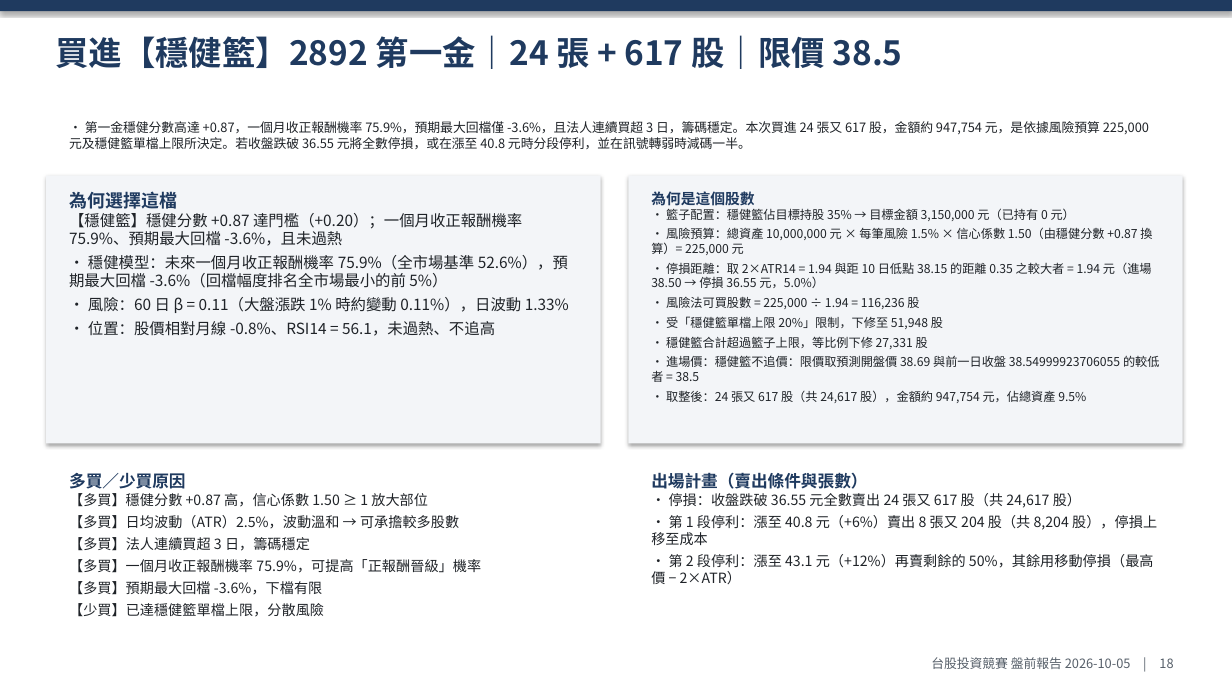
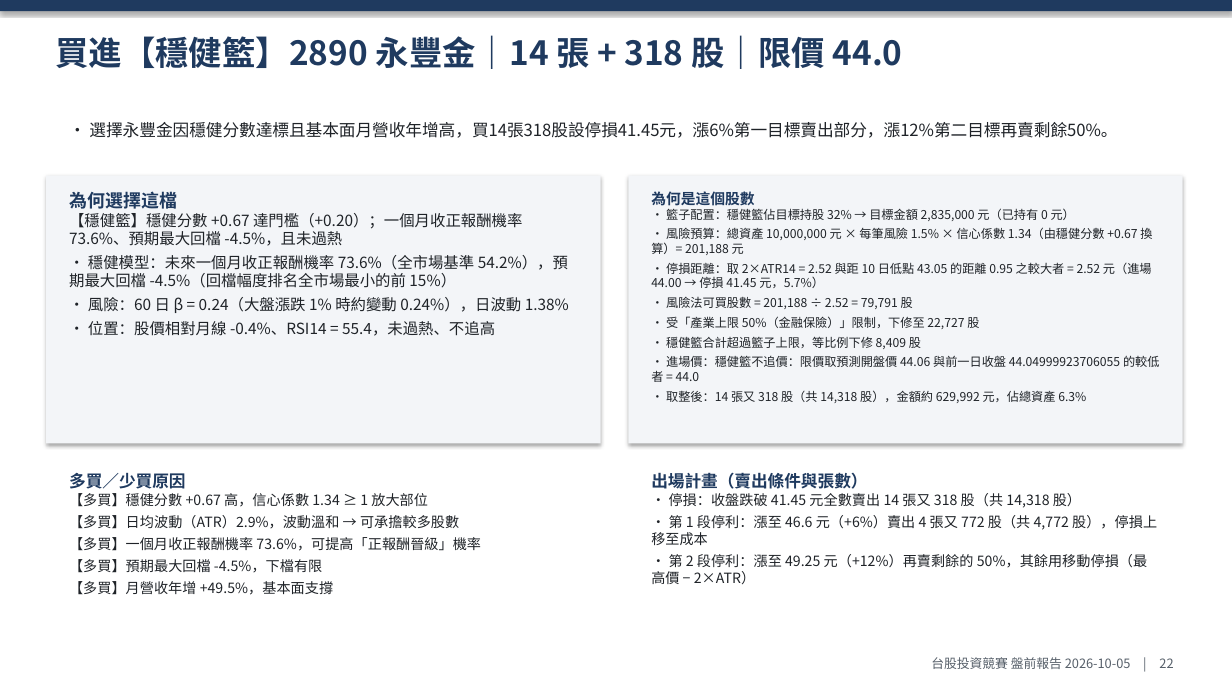
Before and after one commit to ZHANGFU-XIANG/xq, a slide deck: slide 22 of reports/2026-10/2026-10-05_盤前報告.pptx (slide 18 before the commit). Drawn at 1232x693 pixels with LibreOffice and Linux fonts; fonts in the diff are those of the drawing. Boxes give left, top, right and bottom in pixels: in the first picture for what was removed or moved away, otherwise in the second. Text is boxed around its words. In the diff, an @@ line names an element or a change of style, - is before the commit and + after.

```diff
--- a/reports/2026-10/2026-10-05_盤前報告.pptx
+++ b/reports/2026-10/2026-10-05_盤前報告.pptx
@@ text at box(55, 35, 903, 69): text changed @@
-買進【穩健籃】2892 第一金｜24 張 + 617 股｜限價 38.5
+買進【穩健籃】2890 永豐金｜14 張 + 318 股｜限價 44.0
@@ text at box(89, 122, 1147, 567): text changed; size 10 to 13 pt @@
-• 第一金穩健分數高達 +0.87，一個月收正報酬機率 75.9%，預期最大回檔僅 -3.6%，且法人連續買超 3 日，籌碼穩定。本次買進 24 張又 617 股，金額約 947,754 元，是依據風險預算 225,000 元及穩健籃單檔上限所決定。若收盤跌破 36.55 元將全數停損，或在漲至 40.8 元時分段停利，並在訊號轉弱時減碼一半。
+• 選擇永豐金因穩健分數達標且基本面月營收年增高，買14張318股設停損41.45元，漲6%第一目標賣出部分，漲12%第二目標再賣剩餘50%。
@@ text at box(651, 208, 1159, 403): text changed @@
-• 籃子配置：穩健籃佔目標持股 35% → 目標金額 3,150,000 元（已持有 0 元）
-• 風險預算：總資產 10,000,000 元 × 每筆風險 1.5% × 信心係數 1.50（由穩健分數 +0.87 換算）= 225,000 元
-• 停損距離：取 2×ATR14 = 1.94 與距 10 日低點 38.15 的距離 0.35 之較大者 = 1.94 元（進場 38.50 → 停損 36.55 元，5.0%）
-• 風險法可買股數 = 225,000 ÷ 1.94 = 116,236 股
-• 受「穩健籃單檔上限 20%」限制，下修至 51,948 股
-• 穩健籃合計超過籃子上限，等比例下修 27,331 股
-• 進場價：穩健籃不追價：限價取預測開盤價 38.69 與前一日收盤 38.54999923706055 的較低者 = 38.5
-• 取整後：24 張又 617 股（共 24,617 股），金額約 947,754 元，佔總資產 9.5%
+• 籃子配置：穩健籃佔目標持股 32% → 目標金額 2,835,000 元（已持有 0 元）
+• 風險預算：總資產 10,000,000 元 × 每筆風險 1.5% × 信心係數 1.34（由穩健分數 +0.67 換算）= 201,188 元
+• 停損距離：取 2×ATR14 = 2.52 與距 10 日低點 43.05 的距離 0.95 之較大者 = 2.52 元（進場 44.00 → 停損 41.45 元，5.7%）
+• 風險法可買股數 = 201,188 ÷ 2.52 = 79,791 股
+• 受「產業上限 50%（金融保險）」限制，下修至 22,727 股
+• 穩健籃合計超過籃子上限，等比例下修 8,409 股
+• 進場價：穩健籃不追價：限價取預測開盤價 44.06 與前一日收盤 44.04999923706055 的較低者 = 44.0
+• 取整後：14 張又 318 股（共 14,318 股），金額約 629,992 元，佔總資產 6.3%
@@ text at box(69, 213, 569, 336): text changed @@
-【穩健籃】穩健分數 +0.87 達門檻（+0.20）；一個月收正報酬機率 75.9%、預期最大回檔 -3.6%，且未過熱
-• 穩健模型：未來一個月收正報酬機率 75.9%（全市場基準 52.6%），預期最大回檔 -3.6%（回檔幅度排名全市場最小的前 5%）
-• 風險：60 日 β = 0.11（大盤漲跌 1% 時約變動 0.11%），日波動 1.33%
-• 位置：股價相對月線 -0.8%、RSI14 = 56.1，未過熱、不追高
+【穩健籃】穩健分數 +0.67 達門檻（+0.20）；一個月收正報酬機率 73.6%、預期最大回檔 -4.5%，且未過熱
+• 穩健模型：未來一個月收正報酬機率 73.6%（全市場基準 54.2%），預期最大回檔 -4.5%（回檔幅度排名全市場最小的前 15%）
+• 風險：60 日 β = 0.24（大盤漲跌 1% 時約變動 0.24%），日波動 1.38%
+• 位置：股價相對月線 -0.4%、RSI14 = 55.4，未過熱、不追高
@@ text at box(69, 493, 481, 595): text changed @@
-【多買】穩健分數 +0.87 高，信心係數 1.50 ≥ 1 放大部位
-【多買】日均波動（ATR）2.5%，波動溫和 → 可承擔較多股數
-【多買】法人連續買超 3 日，籌碼穩定
-【多買】一個月收正報酬機率 75.9%，可提高「正報酬晉級」機率
-【多買】預期最大回檔 -3.6%，下檔有限
-【少買】已達穩健籃單檔上限，分散風險
+【多買】穩健分數 +0.67 高，信心係數 1.34 ≥ 1 放大部位
+【多買】日均波動（ATR）2.9%，波動溫和 → 可承擔較多股數
+【多買】一個月收正報酬機率 73.6%，可提高「正報酬晉級」機率
+【多買】預期最大回檔 -4.5%，下檔有限
+【多買】月營收年增 +49.5%，基本面支撐
@@ text at box(651, 515, 1157, 584): text changed @@
-• 停損：收盤跌破 36.55 元全數賣出 24 張又 617 股（共 24,617 股）
-• 第 1 段停利：漲至 40.8 元（+6%）賣出 8 張又 204 股（共 8,204 股），停損上移至成本
-• 第 2 段停利：漲至 43.1 元（+12%）再賣剩餘的 50%，其餘用移動停損（最高價 − 2×ATR）
+• 停損：收盤跌破 41.45 元全數賣出 14 張又 318 股（共 14,318 股）
+• 第 1 段停利：漲至 46.6 元（+6%）賣出 4 張又 772 股（共 4,772 股），停損上移至成本
+• 第 2 段停利：漲至 49.25 元（+12%）再賣剩餘的 50%，其餘用移動停損（最高價 − 2×ATR）
@@ text at box(931, 657, 1173, 669): text changed @@
-台股投資競賽 盤前報告 2026-10-05 | 18
+台股投資競賽 盤前報告 2026-10-05 | 22
```
Also in this commit, not shown: 26 other slides changed, 6 slides added, 11 other files.
